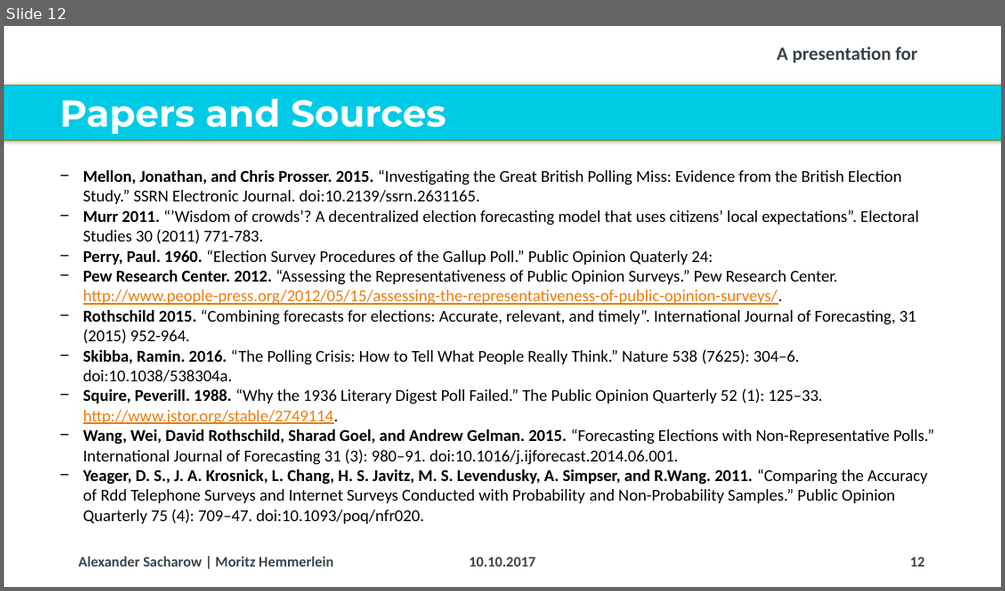
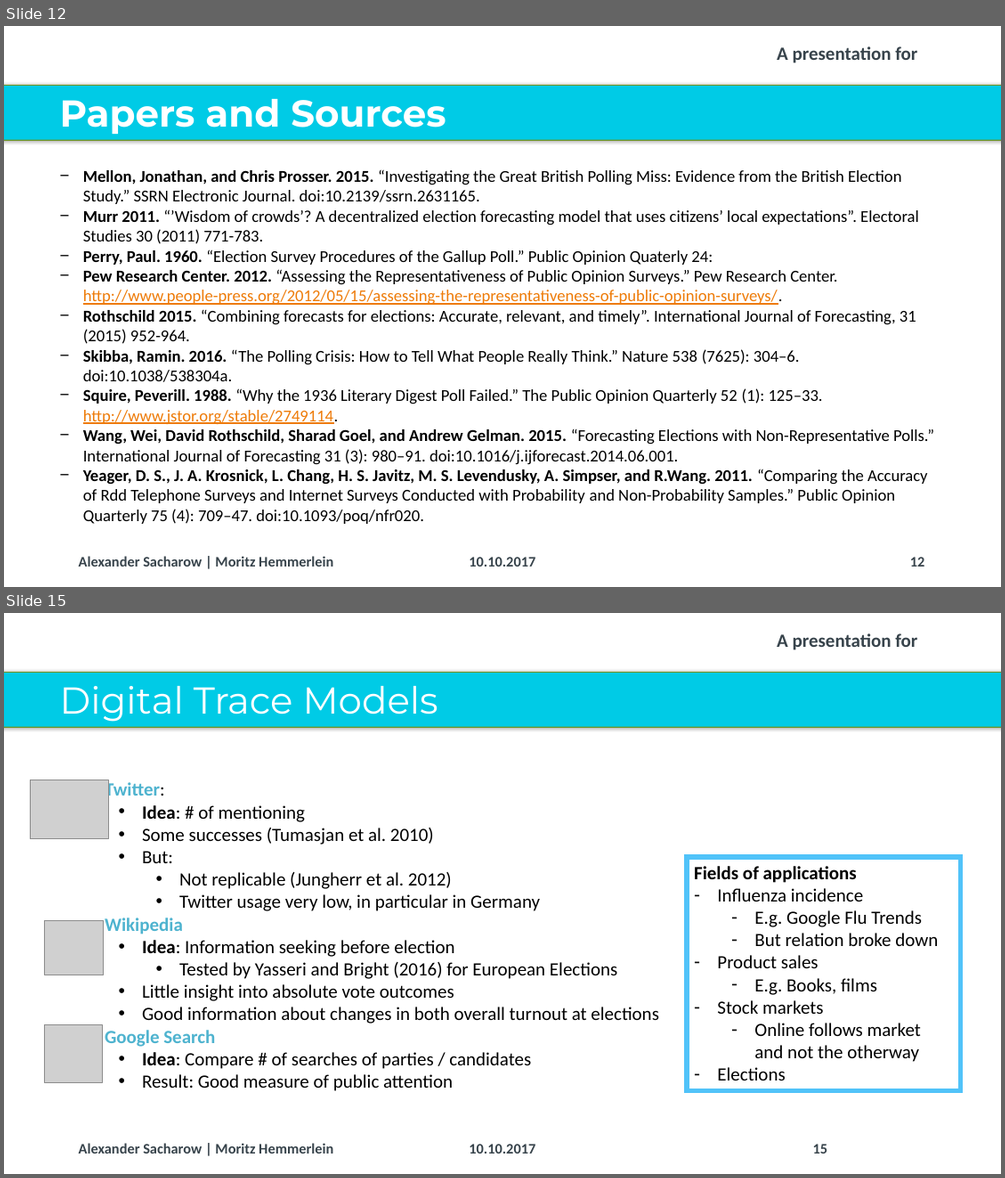
Before and after one commit to Corrod3/ElectionForecasting, a slide deck: Dalia Presentation/20171006_Dalia_Lunchtime Talk_Election Forecasting_v2.pptx. Shown one above the other, each under a label of ours: slide 12 before the commit, slides 12 and 15 after it; the slides between them are not shown. The pictures are 1005x591 and 1005x1178 pixels, drawn with LibreOffice and Linux fonts; fonts in the diff are those of the drawing; grey boxes stand for pictures; background and template pictures are left out. Boxes give left, top, right and bottom in pixels: in the first picture for what was removed or moved away, otherwise in the second. Text is boxed around its words. In the diff, an @@ line names an element or a change of style, - is before the commit and + after.

```diff
--- a/Dalia Presentation/20171006_Dalia_Lunchtime Talk_Election Forecasting_v2.pptx
+++ b/Dalia Presentation/20171006_Dalia_Lunchtime Talk_Election Forecasting_v2.pptx
@@ slide 15 added at box(4, 613, 1001, 1174), background #FFFFFF; not listed: 3 template elements that a slide beside it also shows @@
@@ title added at box(60, 686, 438, 722), 36 pt, text #FFFFFF @@
+Digital Trace Models
@@ picture added at box(30, 780, 109, 840) @@
@@ text added at box(105, 780, 659, 1091), 18 pt, text #000000 @@
+• Twitter:
+  • Idea: # of mentioning
+  • Some successes (Tumasjan et al. 2010)
+  • But:
+    • Not replicable (Jungherr et al. 2012)
+    • Twitter usage very low, in particular in Germany
+• Wikipedia
+  • Idea: Information seeking before election
+    • Tested by Yasseri and Bright (2016) for European Elections
+  • Little insight into absolute vote outcomes
+  • Good information about changes in both overall turnout at elections
+• Google Search
+  • Idea: Compare # of searches of parties / candidates
+  • Result: Good measure of public attention
@@ rectangle added at box(687, 857, 961, 1091), fill #FFFFFF, outline #51C3F9 4.5 pt, 18 pt, text #000000 @@
+Fields of applications
+– Influenza incidence
+  – E.g. Google Flu Trends
+  – But relation broke down
+– Product sales
+  – E.g. Books, films
+– Stock markets
+  – Online follows market and not the otherway
+– Elections
@@ picture added at box(44, 920, 105, 975) @@
@@ picture added at box(44, 1024, 103, 1083) @@
@@ text added at box(469, 1143, 535, 1153), 14 pt, text #37434B, bold @@
+10.10.2017
@@ page number added at box(813, 1143, 828, 1153), 14 pt, text #37434B, bold @@
+15
```
Also in this commit, not shown: 4 slides changed, 1 other slide added, 3 slides removed, 3 other files.
